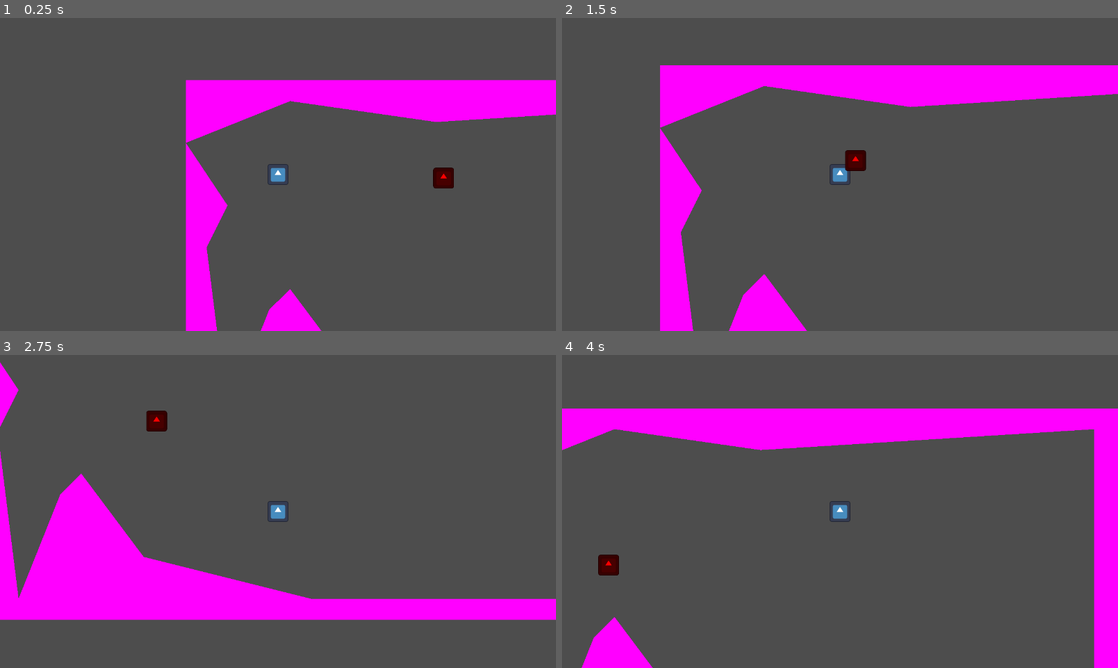
Above: before the commit, frames 1-4 (two rows, left to right).
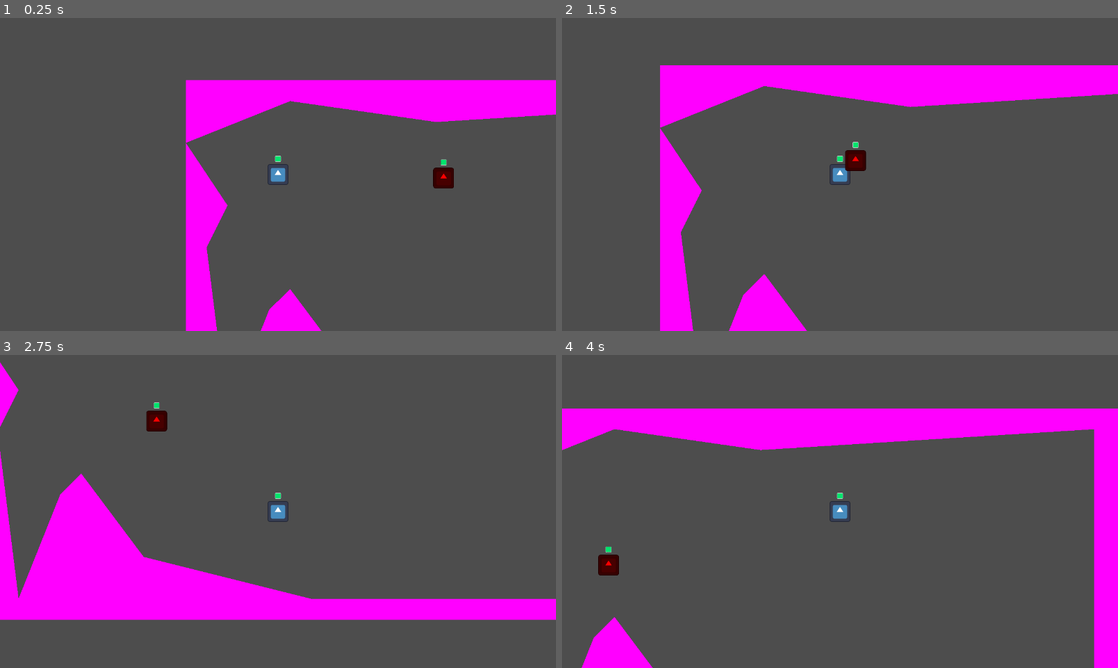
Above: after the commit, the same moments.

Repository: squiffel/slushie-defense
Game: Godot game, scene res://Levels/Level1.tscn
Same seed, same stepped clock (60 frames per second), same inputs: the game is played once before the commit and once after it. The engine's default icon, where the game draws it, is replaced by a stand-in: a white triangle on a blue panel in a dark square.
Inputs:
- Up to frame 1 (0.25 s): no input
- Up to frame 2 (1.5 s): hold Right (ui_right) 0.53-1.28 s; hold Down (ui_down) from 1.28 s (still down)
- Up to frame 3 (2.75 s): release Down (ui_down) at 2.03 s; hold Right (ui_right) from 2.03 s (still down)
- Up to frame 4 (4 s): release Right (ui_right) at 2.78 s; hold Up (ui_up) 2.78-3.53 s; hold Left (ui_left) from 3.53 s (still down)

The runs differ from the first frame. In frame 1, less than 0.1% of the frame differs, in the area x 49-81%, y 44-48%; in frame 2, less than 0.1%; in frame 3, less than 0.1%; in frame 4, less than 0.1%.

Commit message:
Healthbars Added

Diff:
--- a/Camera/Camera.tscn
+++ /dev/null
@@ -1,6 +0,0 @@
-[gd_scene load_steps=2 format=3 uid="uid://d05a21782kpoa"]
-
-[ext_resource type="Script" path="res://Camera/Camera.gd" id="1_y1c64"]
-
-[node name="Camera" type="Camera2D"]
-script = ExtResource("1_y1c64")
--- /dev/null
+++ b/Entities/Camera/Camera.tscn
@@ -0,0 +1,6 @@
+[gd_scene load_steps=2 format=3 uid="uid://d05a21782kpoa"]
+
+[ext_resource type="Script" path="res://Entities/Camera/Camera.gd" id="1_5preo"]
+
+[node name="Camera" type="Camera2D"]
+script = ExtResource("1_5preo")
--- a/Enemy/Enemy.gd
+++ b/Entities/Enemy/Enemy.gd
@@ -1,7 +1,9 @@
 extends CharacterBody2D
 
-@export var health : int = 100
+# Health
+@onready var health_ui_progress_bar : ProgressBar = $Healthbar
 
+# Physics
 @export var MAX_SPEED : float = 200
 var ACCELERATION : float = 2000
 var motion : Vector2 = Vector2.ZERO # Equaliant to Vector2(0,0)
@@ -14,7 +16,7 @@
 @export var vision_range : int = 256
 @onready var vision_collider : CollisionShape2D = $Area2D/CollisionShape2D
 
-# Called when the node enters the scene tree for the first time.
+# Initialize
 func _ready():
 	# Update the enemy vision radius -- Right now it is just a circle
 	vision_collider.shape.radius = vision_range
--- a/Enemy/Enemy.tscn
+++ b/Entities/Enemy/Enemy.tscn
@@ -1,7 +1,8 @@
-[gd_scene load_steps=5 format=3 uid="uid://digh6puar70w0"]
+[gd_scene load_steps=6 format=3 uid="uid://digh6puar70w0"]
 
-[ext_resource type="Script" path="res://Enemy/Enemy.gd" id="1_k456f"]
-[ext_resource type="Texture2D" uid="uid://b0h3v5r3o5arf" path="res://icon.svg" id="2_y5ptu"]
+[ext_resource type="Script" path="res://Entities/Enemy/Enemy.gd" id="1_ff1tq"]
+[ext_resource type="Texture2D" uid="uid://b0h3v5r3o5arf" path="res://icon.svg" id="2_wdrna"]
+[ext_resource type="PackedScene" uid="uid://bvke1fhsiyvft" path="res://Entities/Health/HealthBar.tscn" id="3_2jk0x"]
 
 [sub_resource type="CapsuleShape2D" id="CapsuleShape2D_d6nnc"]
 radius = 32.0
@@ -11,7 +12,7 @@
 radius = 128.0
 
 [node name="Enemy" type="CharacterBody2D"]
-script = ExtResource("1_k456f")
+script = ExtResource("1_ff1tq")
 
 [node name="CollisionShape2D" type="CollisionShape2D" parent="."]
 z_index = 1
@@ -20,12 +21,16 @@
 [node name="Sprite2D" type="Sprite2D" parent="."]
 self_modulate = Color(1, 0, 0, 1)
 scale = Vector2(0.5, 0.5)
-texture = ExtResource("2_y5ptu")
+texture = ExtResource("2_wdrna")
 
 [node name="Area2D" type="Area2D" parent="."]
 
 [node name="CollisionShape2D" type="CollisionShape2D" parent="Area2D"]
 shape = SubResource("CircleShape2D_hdjo8")
 
+[node name="Healthbar" parent="." instance=ExtResource("3_2jk0x")]
+offset_top = -56.0
+offset_bottom = -24.0
+
 [connection signal="body_entered" from="Area2D" to="." method="_on_area_2d_body_entered"]
 [connection signal="body_exited" from="Area2D" to="." method="_on_area_2d_body_exited"]
--- /dev/null
+++ b/Entities/Health/HealthBar.gd
@@ -0,0 +1,8 @@
+extends ProgressBar
+
+# Called when the node enters the scene tree for the first time.
+func _ready():
+	pass # Replace with function body.
+
+func _on_value_changed(value):
+	pass # Replace with function body.
--- /dev/null
+++ b/Entities/Health/HealthBar.tscn
@@ -0,0 +1,43 @@
+[gd_scene load_steps=4 format=3 uid="uid://bvke1fhsiyvft"]
+
+[ext_resource type="Script" path="res://Entities/Health/HealthBar.gd" id="1_upvjd"]
+
+[sub_resource type="StyleBoxFlat" id="StyleBoxFlat_jja6t"]
+bg_color = Color(0, 0, 0, 1)
+border_width_left = 2
+border_width_top = 2
+border_width_right = 2
+border_width_bottom = 2
+corner_radius_top_left = 4
+corner_radius_top_right = 4
+corner_radius_bottom_right = 4
+corner_radius_bottom_left = 4
+expand_margin_left = 2.0
+expand_margin_top = 2.0
+expand_margin_right = 2.0
+expand_margin_bottom = 2.0
+
+[sub_resource type="StyleBoxFlat" id="StyleBoxFlat_ki6c5"]
+content_margin_bottom = 2.0
+bg_color = Color(0, 0.894118, 0.427451, 1)
+corner_radius_top_left = 2
+corner_radius_top_right = 2
+corner_radius_bottom_right = 2
+corner_radius_bottom_left = 2
+
+[node name="Healthbar" type="ProgressBar"]
+offset_left = -8.0
+offset_top = -8.0
+offset_right = 24.0
+offset_bottom = 24.0
+scale = Vector2(0.5, 0.5)
+theme_override_styles/background = SubResource("StyleBoxFlat_jja6t")
+theme_override_styles/fill = SubResource("StyleBoxFlat_ki6c5")
+step = 1.0
+value = 100.0
+rounded = true
+fill_mode = 3
+show_percentage = false
+script = ExtResource("1_upvjd")
+
+[connection signal="value_changed" from="." to="." method="_on_value_changed"]
--- a/Player/Player.gd
+++ b/Entities/Player/Player.gd
@@ -2,13 +2,15 @@
 
 signal signal_share_player_position(player_position)
 
-@export var health : int = 100
+# Health
+@onready var health_ui_progress_bar : ProgressBar = $Healthbar
 
+# Physics
 const MAX_SPEED : float = 500
 var ACCELERATION : float = 2000
 var motion : Vector2 = Vector2.ZERO # Equaliant to Vector2(0,0)
 
-# Called when the node enters the scene tree for the first time.
+# Initialize
 func _ready():
 	# This signal tells a global script/object called Main that the player node exists
 	Main.emit_signal("signal_add_player", self)
--- /dev/null
+++ b/Entities/Player/Player.tscn
@@ -0,0 +1,24 @@
+[gd_scene load_steps=5 format=3 uid="uid://bj2450c708xsx"]
+
+[ext_resource type="Script" path="res://Entities/Player/Player.gd" id="1_p727u"]
+[ext_resource type="Texture2D" uid="uid://b0h3v5r3o5arf" path="res://icon.svg" id="2_yiw4i"]
+[ext_resource type="PackedScene" uid="uid://bvke1fhsiyvft" path="res://Entities/Health/HealthBar.tscn" id="3_4agde"]
+
+[sub_resource type="CapsuleShape2D" id="CapsuleShape2D_nfwq5"]
+radius = 32.0
+height = 64.0
+
+[node name="Player" type="CharacterBody2D"]
+script = ExtResource("1_p727u")
+
+[node name="CollisionShape2D" type="CollisionShape2D" parent="."]
+z_index = 1
+shape = SubResource("CapsuleShape2D_nfwq5")
+
+[node name="Sprite2D" type="Sprite2D" parent="."]
+scale = Vector2(0.5, 0.5)
+texture = ExtResource("2_yiw4i")
+
+[node name="Healthbar" parent="." instance=ExtResource("3_4agde")]
+offset_top = -56.0
+offset_bottom = -24.0
--- a/Levels/Level1.tscn
+++ b/Levels/Level1.tscn
@@ -1,9 +1,9 @@
 [gd_scene load_steps=5 format=3 uid="uid://chejjmfnqqb3"]
 
-[ext_resource type="PackedScene" uid="uid://d05a21782kpoa" path="res://Camera/Camera.tscn" id="1_0xhkv"]
-[ext_resource type="PackedScene" uid="uid://bj2450c708xsx" path="res://Player/Player.tscn" id="1_46qfd"]
-[ext_resource type="PackedScene" uid="uid://digh6puar70w0" path="res://Enemy/Enemy.tscn" id="2_50snc"]
-[ext_resource type="Script" path="res://Levels/VisiblePolygon2DColliders.gd" id="4_h1fo5"]
+[ext_resource type="PackedScene" uid="uid://d05a21782kpoa" path="res://Entities/Camera/Camera.tscn" id="1_0xhkv"]
+[ext_resource type="PackedScene" uid="uid://bj2450c708xsx" path="res://Entities/Player/Player.tscn" id="1_46qfd"]
+[ext_resource type="PackedScene" uid="uid://digh6puar70w0" path="res://Entities/Enemy/Enemy.tscn" id="2_50snc"]
+[ext_resource type="Script" path="res://Utilities/VisiblePolygon2DColliders.gd" id="4_4bbal"]
 
 [node name="Level1" type="Node2D"]
 
@@ -24,4 +24,4 @@
 
 [node name="Polygon2D" type="Polygon2D" parent="StaticBody2D/CollisionPolygon2D"]
 color = Color(1, 0, 1, 1)
-script = ExtResource("4_h1fo5")
+script = ExtResource("4_4bbal")
--- a/Levels/VisiblePolygon2DColliders.gd
+++ /dev/null
@@ -1,6 +0,0 @@
-extends Polygon2D
-
-
-# Called when the node enters the scene tree for the first time.
-func _ready():
-	polygon = get_parent().polygon
--- a/Player/Player.tscn
+++ /dev/null
@@ -1,19 +0,0 @@
-[gd_scene load_steps=4 format=3 uid="uid://bj2450c708xsx"]
-
-[ext_resource type="Script" path="res://Player/Player.gd" id="1_7gofj"]
-[ext_resource type="Texture2D" uid="uid://b0h3v5r3o5arf" path="res://icon.svg" id="2_n52h7"]
-
-[sub_resource type="CapsuleShape2D" id="CapsuleShape2D_nfwq5"]
-radius = 32.0
-height = 64.0
-
-[node name="Player" type="CharacterBody2D"]
-script = ExtResource("1_7gofj")
-
-[node name="CollisionShape2D" type="CollisionShape2D" parent="."]
-z_index = 1
-shape = SubResource("CapsuleShape2D_nfwq5")
-
-[node name="Sprite2D" type="Sprite2D" parent="."]
-scale = Vector2(0.5, 0.5)
-texture = ExtResource("2_n52h7")
--- /dev/null
+++ b/Utilities/VisiblePolygon2DColliders.gd
@@ -0,0 +1,6 @@
+extends Polygon2D
+
+# This is just to make CollisionShape2D colliders visible on WebGL exports
+# Temporary, will be removed
+func _ready():
+	polygon = get_parent().polygon
Renamed: Camera/Camera.gd -> Entities/Camera/Camera.gd
